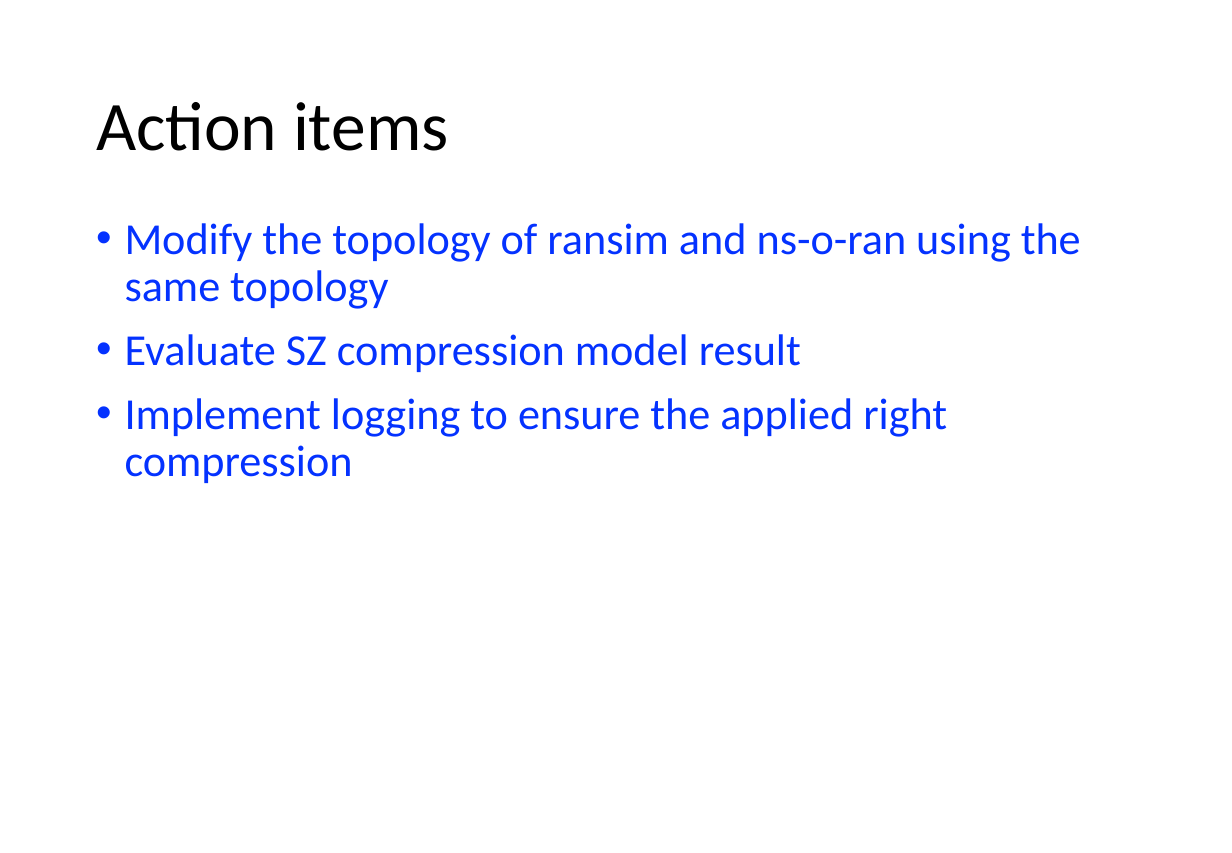
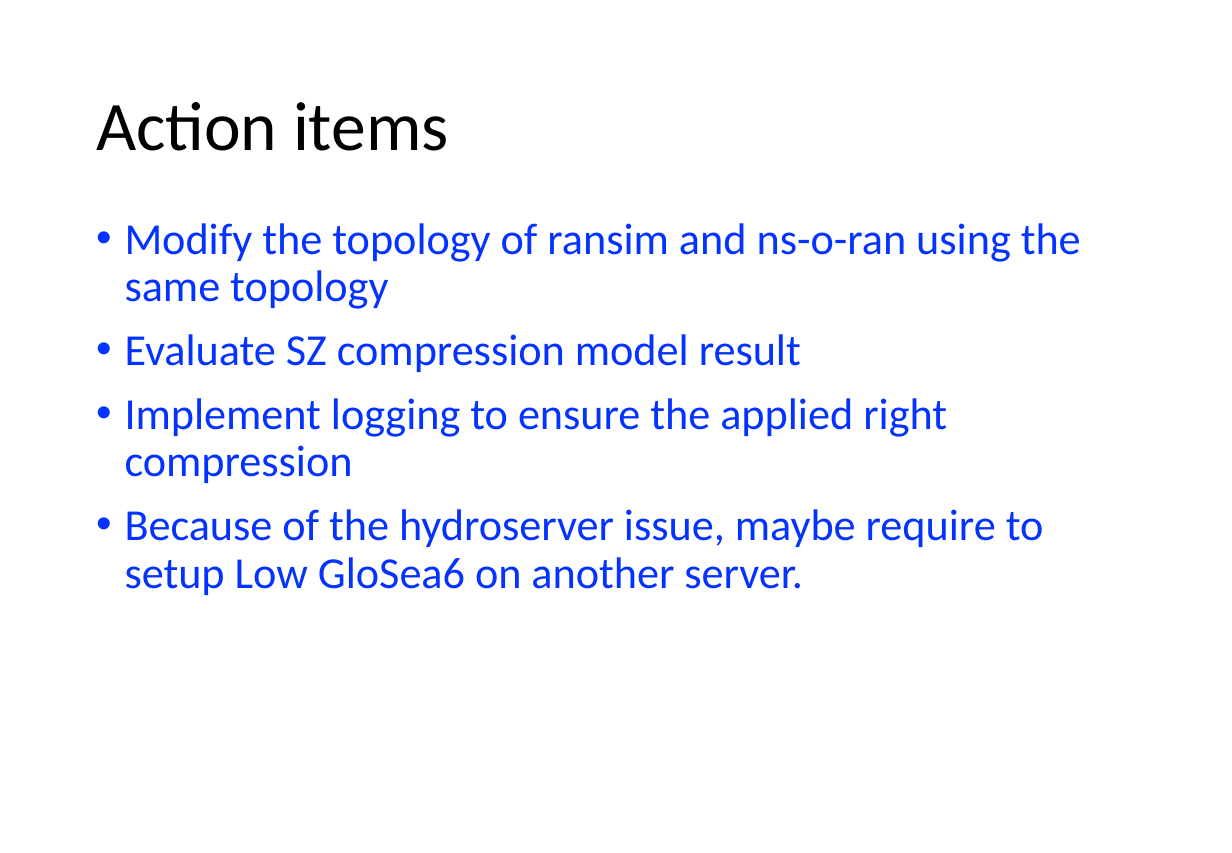
Before and after one commit to dhanifudin/presentation, a slide deck: slide 26 of oran/O-RAN 20230403-20230407.pptx. Drawn at 1232x853 pixels with LibreOffice and Linux fonts; fonts in the diff are those of the drawing. Boxes give left, top, right and bottom in pixels: in the first picture for what was removed or moved away, otherwise in the second. Text is boxed around its words. In the diff, an @@ line names an element or a change of style, - is before the commit and + after.

```diff
--- a/oran/O-RAN 20230403-20230407.pptx
+++ b/oran/O-RAN 20230403-20230407.pptx
@@ text at [125, 509, 1044, 595]: paragraph added @@
+• Because of the hydroserver issue, maybe require to setup Low GloSea6 on another server.
```
Also in this commit, not shown: 1 other slide changed.
